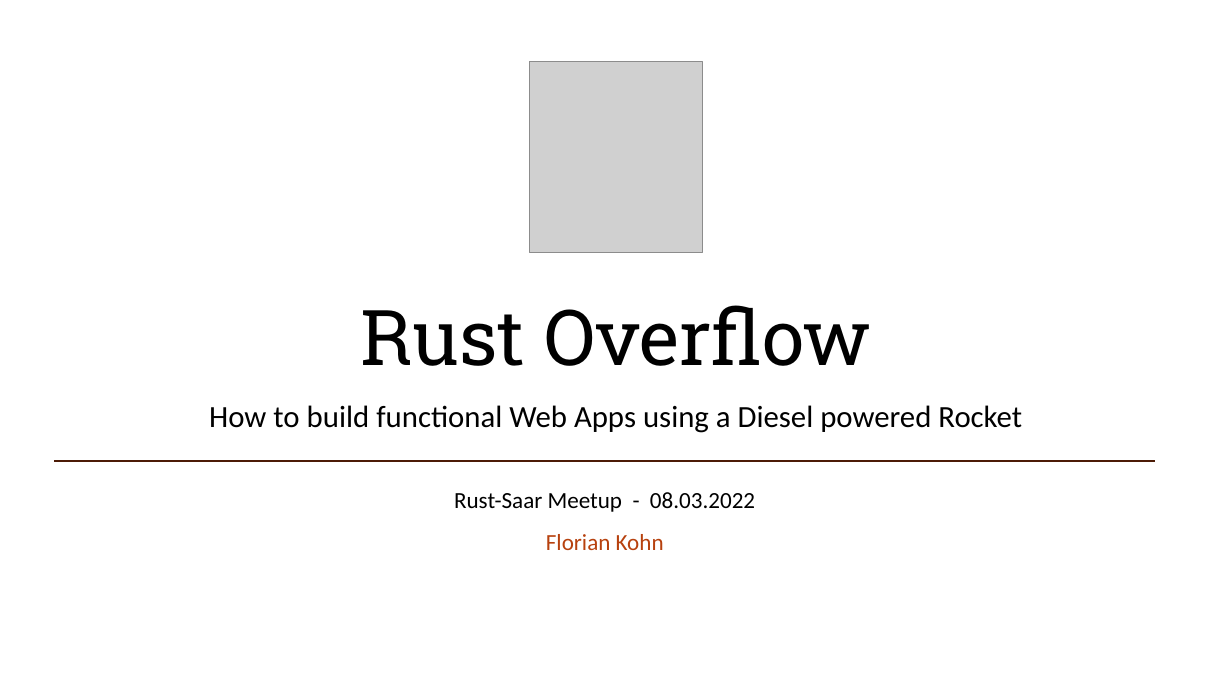
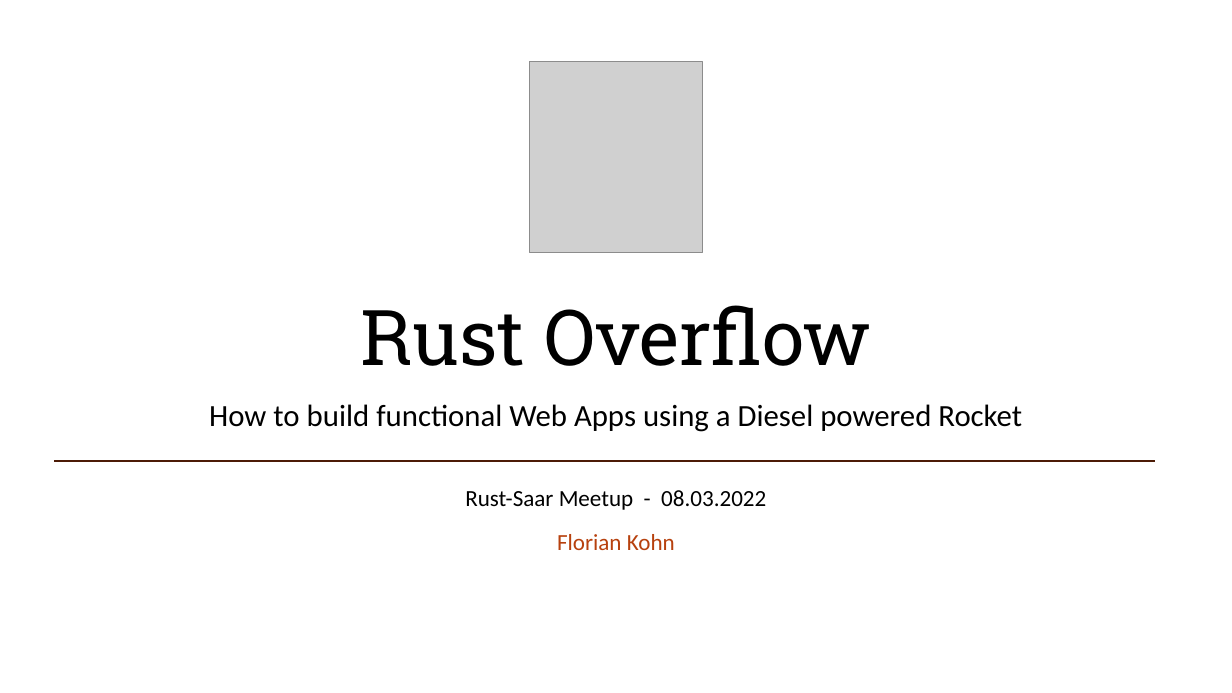
Before and after one commit to FlorianKohn/RustOverflow, a slide deck: slide 1 of talk/Rust Overflow.pptx. Drawn at 1232x693 pixels with LibreOffice and Linux fonts; fonts in the diff are those of the drawing; grey boxes stand for pictures. Boxes give left, top, right and bottom in pixels: in the first picture for what was removed or moved away, otherwise in the second. Text is boxed around its words. In the diff, an @@ line names an element or a change of style, - is before the commit and + after.

```diff
--- a/talk/Rust Overflow.pptx
+++ b/talk/Rust Overflow.pptx
@@ text "Rust-Saar Meetup - 08.03.2022": place and size @@
-text "Rust-Saar Meetup - 08.03.2022" at (454,492,755,512)
+text "Rust-Saar Meetup - 08.03.2022" at (465,490,766,510)
@@ text "Florian Kohn": place and size @@
-text "Florian Kohn" at (546,534,664,550)
+text "Florian Kohn" at (557,534,675,550)
```
Also in this commit, not shown: 18 other slides changed, 1 slide added, 1 other file.
